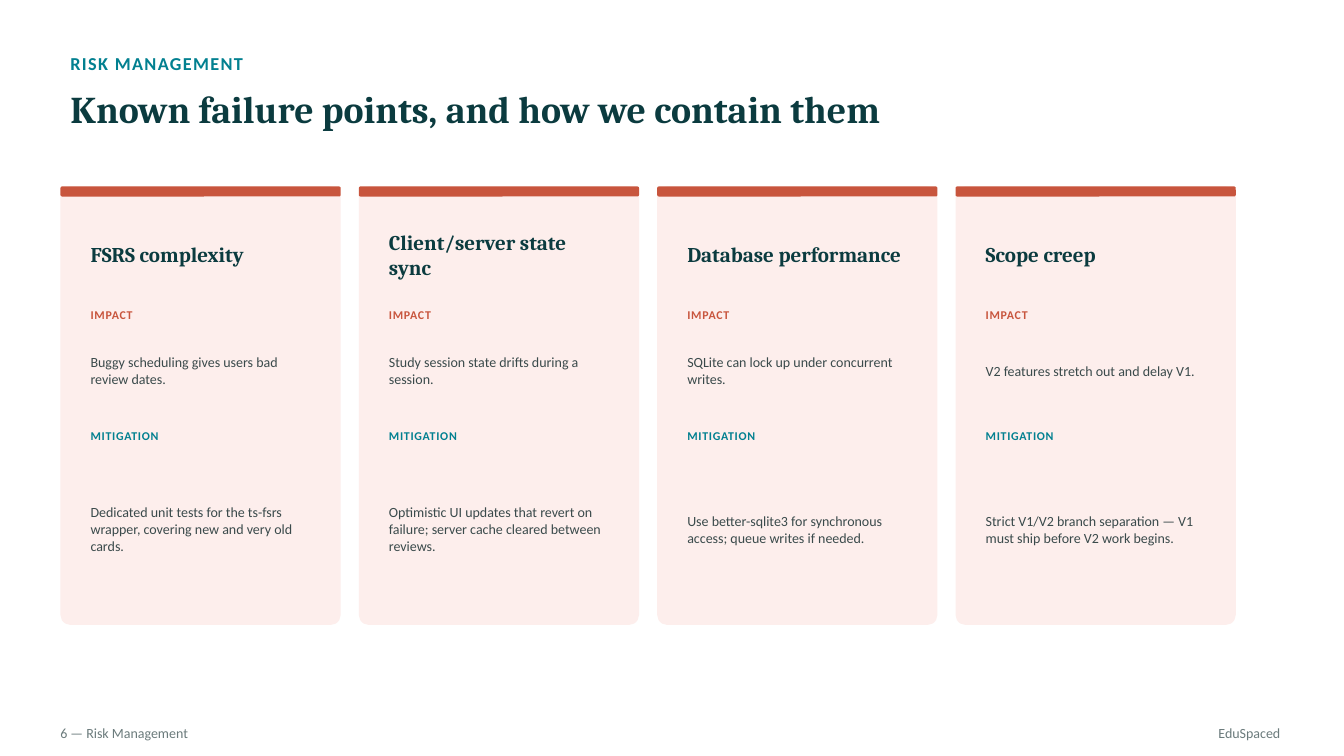
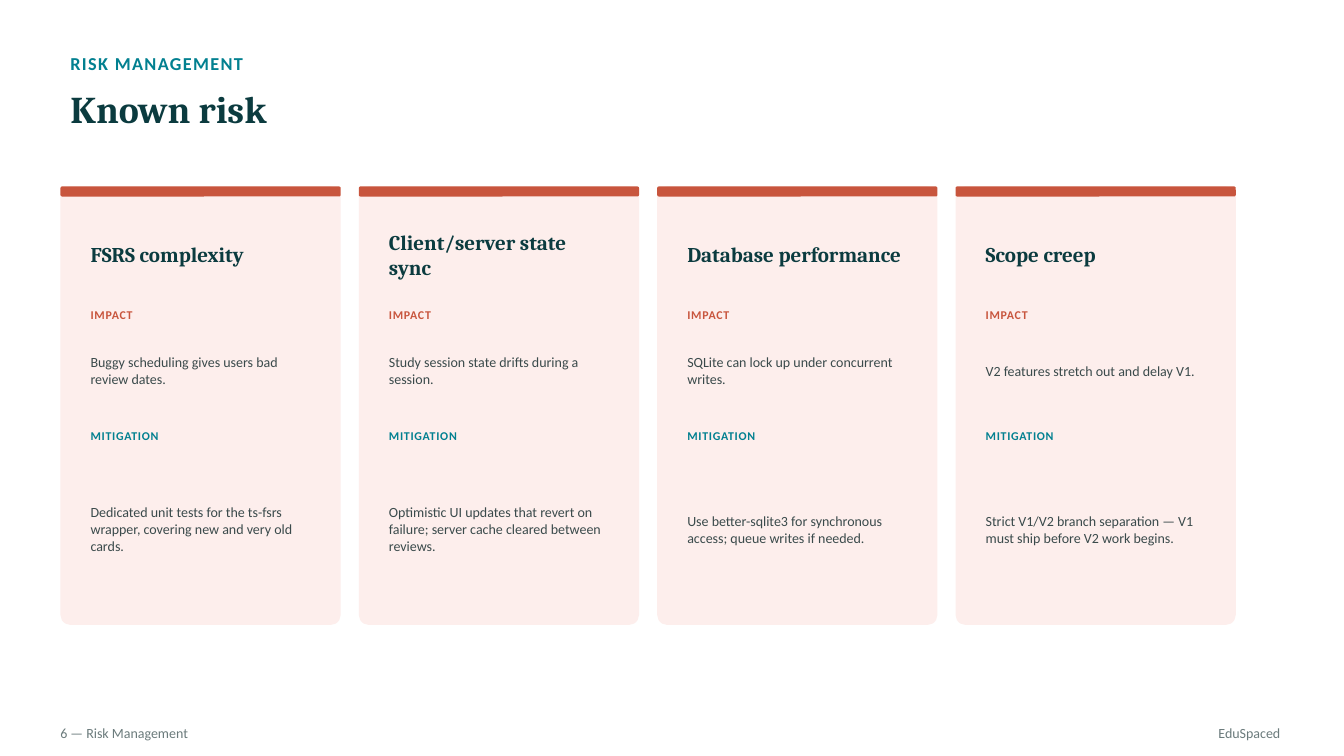
Before and after one commit to hoangphuc05/edu-anki, a slide deck: slide 6 of docs/EduSpaced-Presentation-1.pptx. Drawn at 1344x756 pixels with LibreOffice and Linux fonts; fonts in the diff are those of the drawing. Boxes give left, top, right and bottom in pixels: in the first picture for what was removed or moved away, otherwise in the second. Text is boxed around its words. In the diff, an @@ line names an element or a change of style, - is before the commit and + after.

```diff
--- a/docs/EduSpaced-Presentation-1.pptx
+++ b/docs/EduSpaced-Presentation-1.pptx
@@ text at [70, 96, 267, 124]: text changed @@
-Known failure points, and how we contain them
+Known risk
```
Also in this commit, not shown: 5 other slides changed, 1 slide removed.
